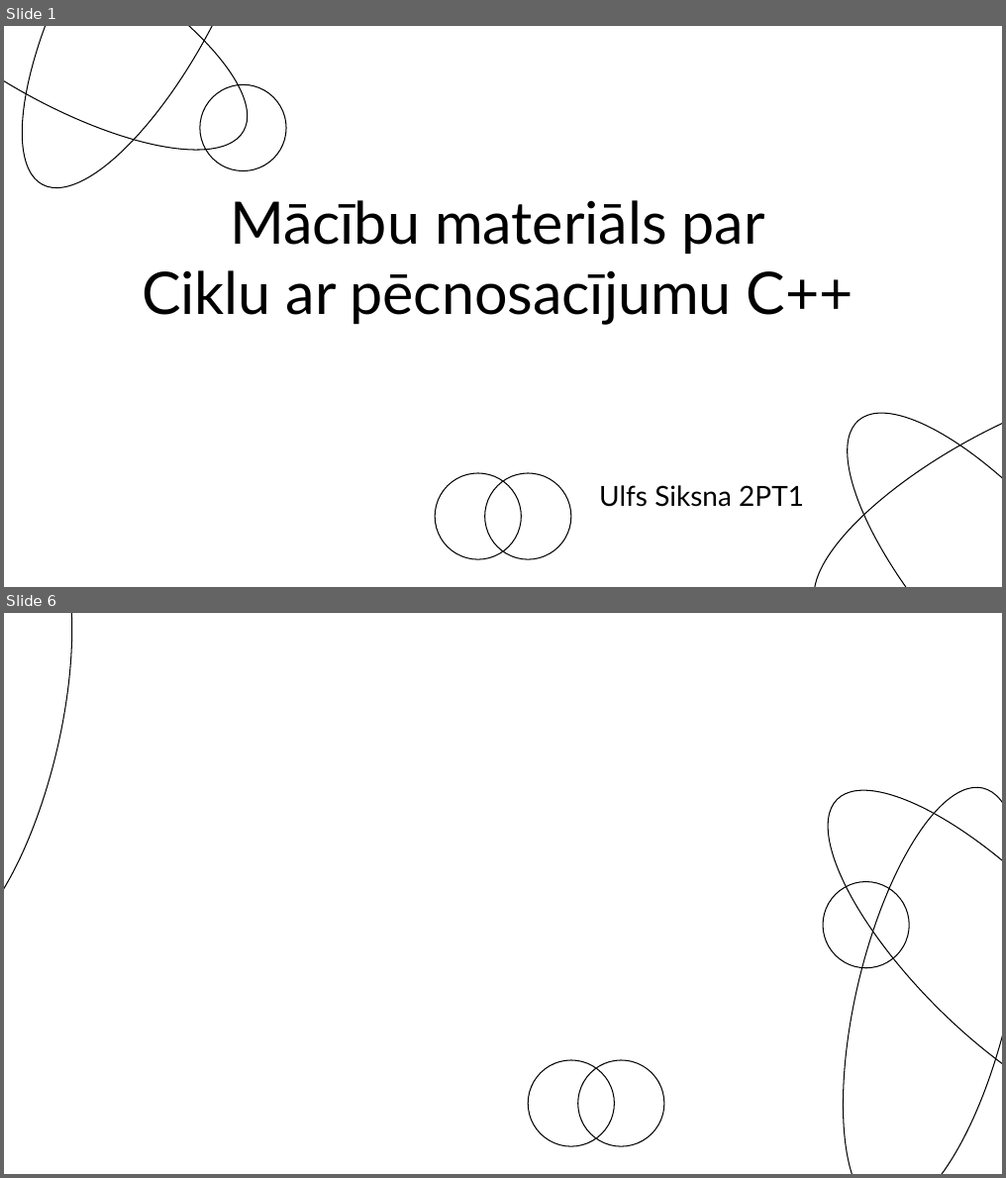
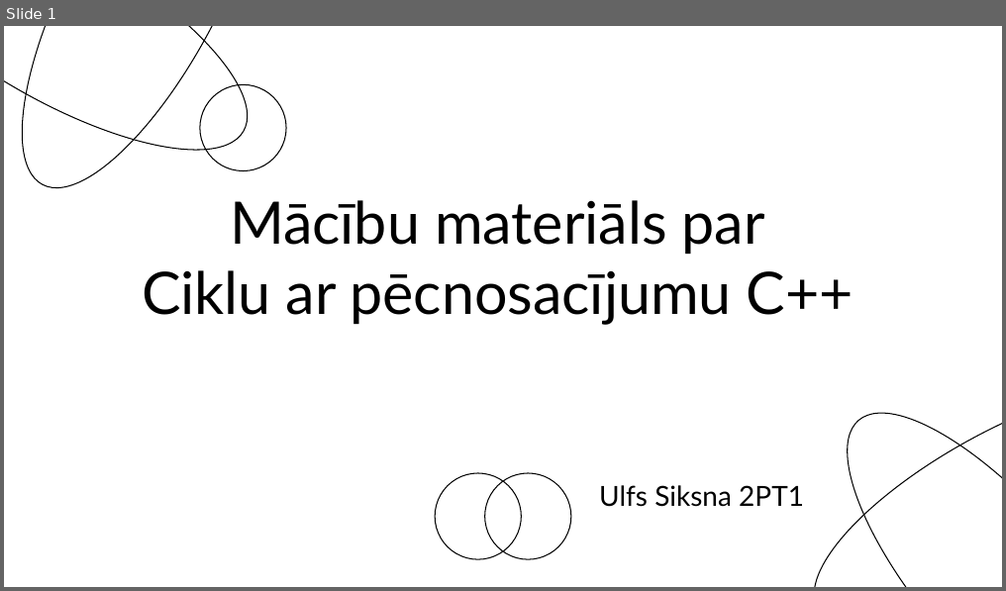
Before and after one commit to Siksna/2PT1_Eksamens, a slide deck: Pecnosacījumu_MācībuMaterials.pptx. Shown one above the other, each under a label of ours: slides 1 and 6 before the commit, slide 1 after it; the slides between them are not shown. The pictures are 1006x1178 and 1006x591 pixels, drawn with LibreOffice and Linux fonts; fonts in the diff are those of the drawing. Boxes give left, top, right and bottom in pixels: in the first picture for what was removed or moved away, otherwise in the second. Text is boxed around its words. In the diff, an @@ line names an element or a change of style, - is before the commit and + after.

```diff
--- a/Pecnosacījumu_MācībuMaterials.pptx
+++ b/Pecnosacījumu_MācībuMaterials.pptx
@@ slide 6 removed at box(4, 613, 1002, 1174), background #FFFFFF @@
@@ ellipse removed at box(4, 613, 107, 964) @@
@@ ellipse removed at box(783, 746, 1002, 1161) @@
@@ ellipse removed at box(808, 771, 1002, 1174) @@
@@ ellipse removed at box(823, 881, 908, 967) @@
@@ ellipse removed at box(528, 1060, 614, 1146) @@
@@ ellipse removed at box(578, 1060, 663, 1146) @@
```
Also in this commit, not shown: 3 slides changed, 7 slides added, 3 other slides removed.
